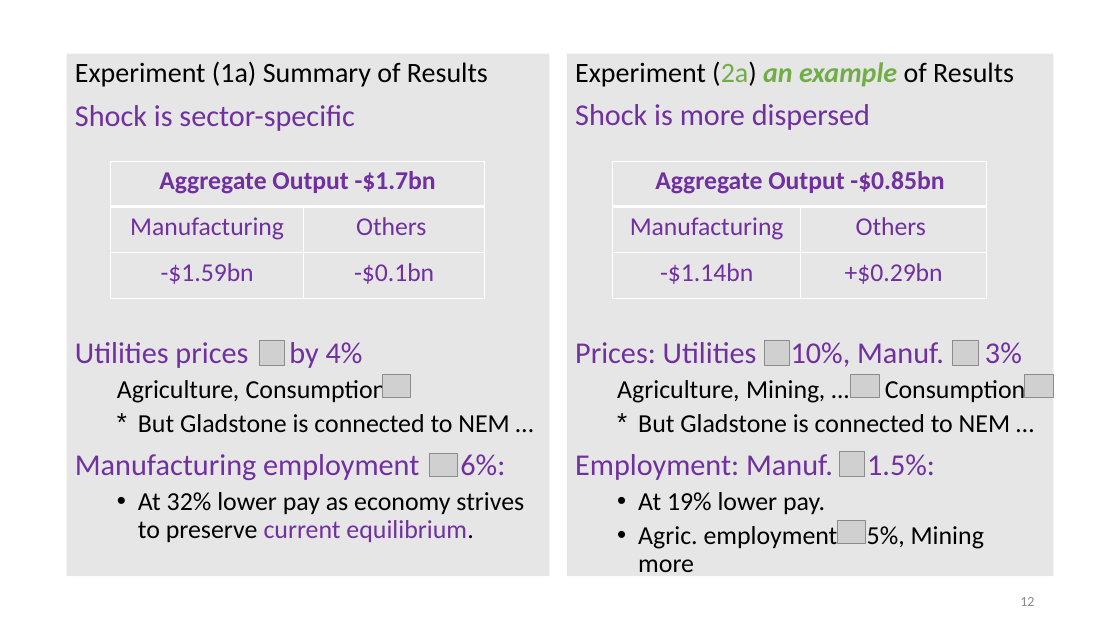
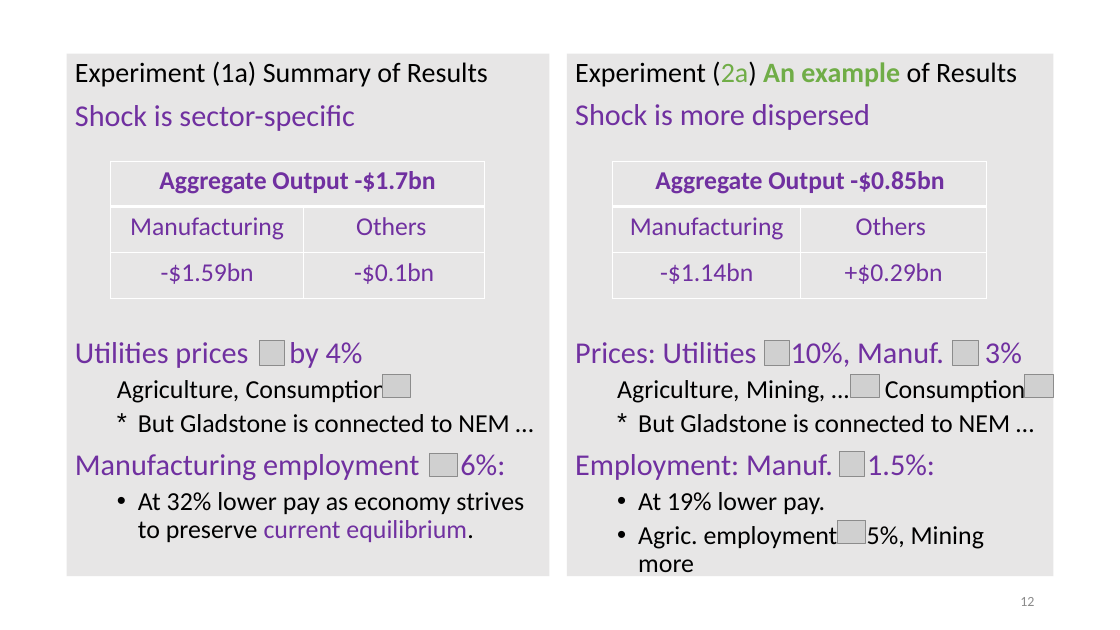
Before and after one commit to patrickocal/gladstone, a slide deck: slide 12 of powerpoint/glad-slides.pptx. Drawn at 1120x630 pixels with LibreOffice and Linux fonts; fonts in the diff are those of the drawing; grey boxes stand for pictures. Boxes give left, top, right and bottom in pixels: in the first picture for what was removed or moved away, otherwise in the second. Text is boxed around its words. In the diff, an @@ line names an element or a change of style, - is before the commit and + after.

```diff
--- a/powerpoint/glad-slides.pptx
+++ b/powerpoint/glad-slides.pptx
@@ text in rectangle at (575,61,1017,87): text changed @@
-Experiment (2a) an example of Results
+Experiment (2a) An example of Results
```
Also in this commit, not shown: 7 other slides changed, 1 other file.
